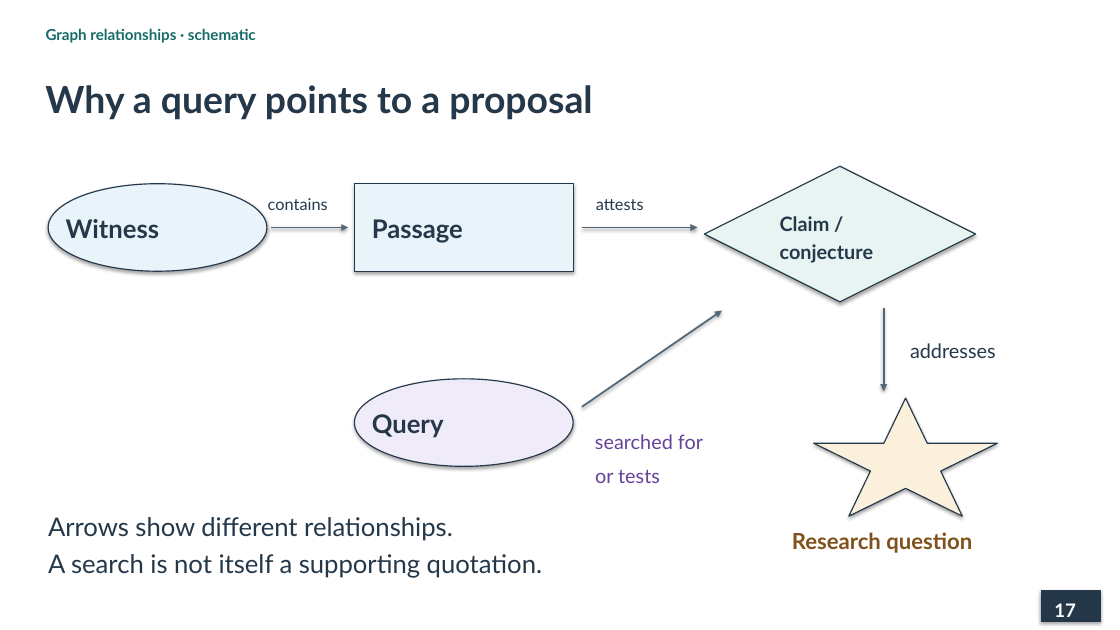
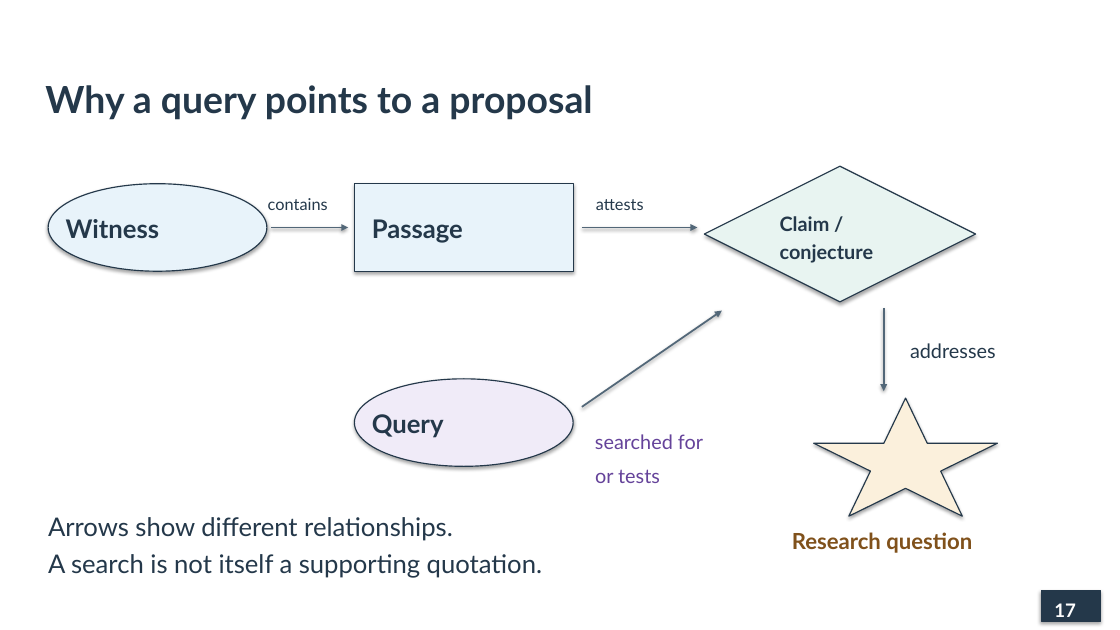
Before and after one commit to lopentu/cohort, a slide deck: slide 17 of docs/presentation/cohort-pnc-2026.pptx. Drawn at 1120x630 pixels with LibreOffice and Linux fonts; fonts in the diff are those of the drawing. Boxes give left, top, right and bottom in pixels: in the first picture for what was removed or moved away, otherwise in the second. Text is boxed around its words. In the diff, an @@ line names an element or a change of style, - is before the commit and + after.

```diff
--- a/docs/presentation/cohort-pnc-2026.pptx
+++ b/docs/presentation/cohort-pnc-2026.pptx
@@ text removed at [46,28,256,43] @@
-Graph relationships · schematic
```
Also in this commit, not shown: 18 other slides changed, 2 other files.
